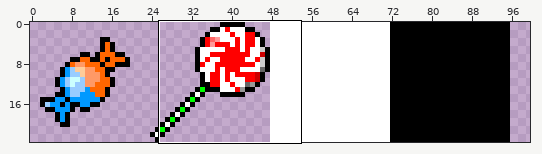
Sprite sheet: core/assets/candies.png. Above: a wide view before the commit, with the close-up outlined.
Close-up. The starting point:
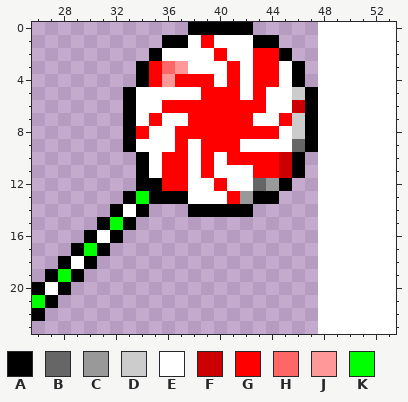
The file is 144x24 pixels. Shown: x 26..53, y 0..23. The wide view leaves out empty margins.
Palette (. is transparent): A #000000  B #666666  C #999999  D #cccccc  E #ffffff  F #cc0000  G #ff0000  H #ff6666  J #ff9999  K #00ff00
Pixels before, first column x 26:
 0 ............AAAAA.....EEEEEE
 1 ..........AAEGEEEAA...EEEEEE
 2 .........AEEEEGEEGGA..EEEEEE
 3 ........AGHJEEEGEGGEA.EEEEEE
 4 ........AGJGGGEGEGGEA.EEEEEE
 5 .......AEEEEEGGGEGEEDAEEEEEE
 6 .......AEEGGGGGGGGEEFAEEEEEE
 7 .......AEGEEGGGGGEEGDAEEEEEE
 8 .......AGEEGGGGGGGGEDAEEEEEE
 9 .......AEEEGEGGGEEEEBAEEEEEE
10 ........AEGGEGEGGGGFA.EEEEEE
11 ........AEGGEGEEEGGFA.EEEEEE
12 ........AAGGEEGEEBCA..EEEEEE
13 .......AKAAAEEEGCAA...EEEEEE
14 ......AEA...AAAAA.....EEEEEE
15 .....AKA..............EEEEEE
16 ....AEA...............EEEEEE
17 ...AKA................EEEEEE
18 ..AEA.................EEEEEE
19 .AKA..................EEEEEE
20 AEA...................EEEEEE
21 KA....................EEEEEE
22 A.....................EEEEEE
23 ......................EEEEEE
The same view after the edit:
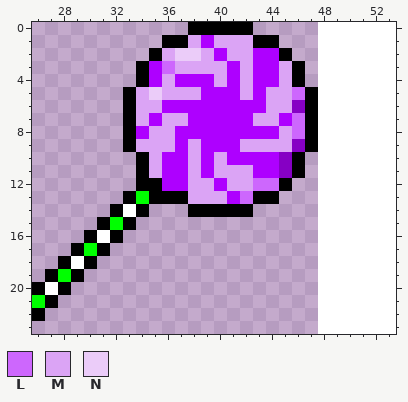
Colours new in this view: L #cd67fd  M #dba4f5  N #ebccf9
Log entry: Candy type added
Edits made:
colour F: #cc0000 -> #8600c4
colour G: #ff0000 -> #ae00ff
Changed rows in their new state; - is a pixel that keeps its letter.
first column x 34:
 1 ----M-MMM----
 2 --MNNM-MM----
 3 --LMMMM-M--M-
 4 --M---M-M--M-
 5 MNMMM---M-MML
 6 MM--------MM-
 7 M-MM-----MM-L
 8 -MM--------ML
 9 MMM-M---MMMMF
10 -M--M-M------
11 -M--M-MMM----
12 ----MM-MMLL--
13 ----MMM-L----
